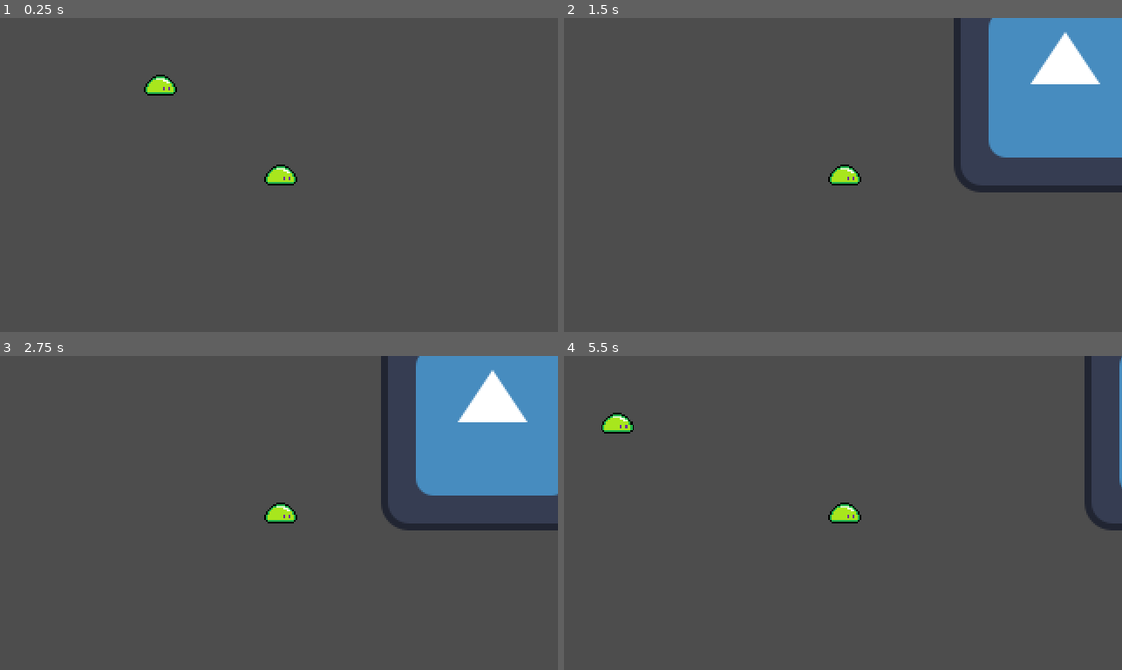
Above: before the commit, frames 1-4 (two rows, left to right).
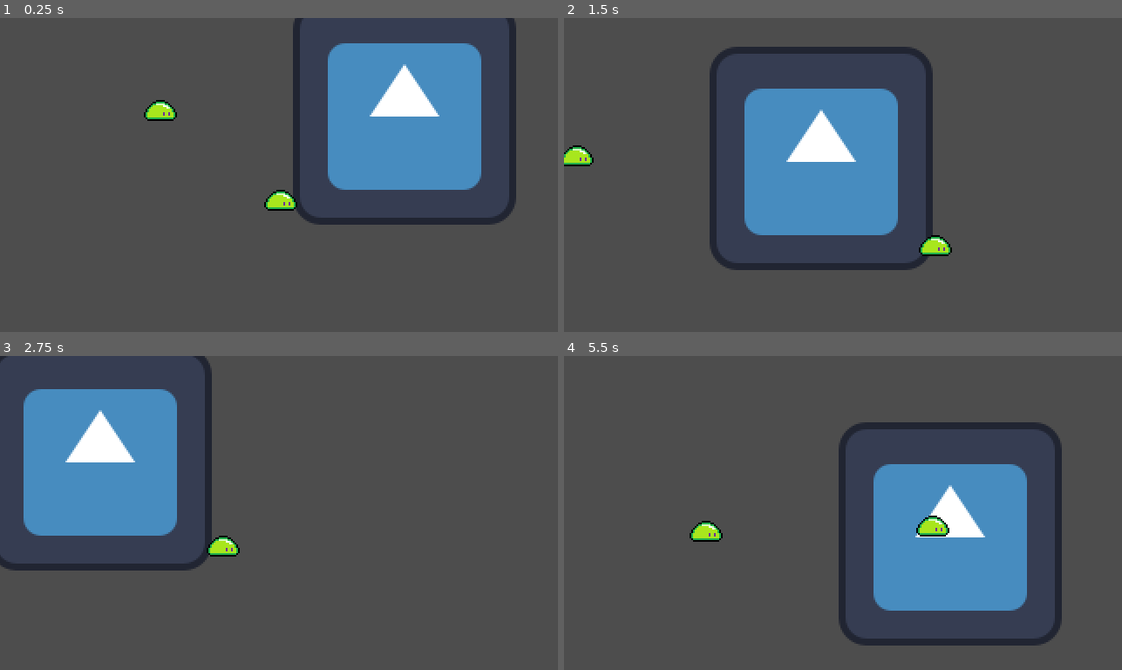
Above: after the commit, the same moments.

Repository: ryderlopeman10-dotcom/haven-dunlap-26-jam
Game: Godot game, scene res://Scenes/test_scene.tscn
Two runs of this game, one before a commit and one after it. Both use one fixed random seed, a clock stepped at 60 frames per second and the inputs below. The engine's default icon, where the game draws it, is replaced by a stand-in: a white triangle on a blue panel in a dark square.
Inputs:
- Up to frame 1 (0.25 s): no input
- Up to frame 2 (1.5 s): hold D (Right) from 0.53 s (still down); tap Space (Jump) at 0.6, 0.77, 1.07, 1.35 s
- Up to frame 3 (2.75 s): tap Space (Jump) at 1.52, 1.82, 2.1 s; release D (Right) at 2.03 s; hold A (Left) from 2.03 s (still down)
- Up to frame 4 (5.5 s): tap Space (Jump) at 2.85, 3.02, 3.32, 3.6, 3.77, 4.07, 4.35, 4.52, 4.82, 5.1 s; release A (Left) at 4.28 s; hold D (Right) from 4.28 s (still down)

The runs differ from the first frame. In frame 1, 16% of the frame differs, in the area x 25-93%, y 0-66%; in frame 2, 28%, in the area x 0-100%, y 0-81%; in frame 3, 28%; in frame 4, 18%.

Commit message:
Working Enemy

Diff:
--- a/haven-project-26/Enemies/Mini Skele/skeleton_enemy.gd
+++ b/haven-project-26/Enemies/Mini Skele/skeleton_enemy.gd
@@ -1,16 +1,22 @@
+class_name Enemy
 extends Area2D
 
 var health : int = 10
 var damage : int = 2
 var move_speed : int = 0
 
+func _process(delta: float) -> void:
+	if health <= 0:
+		queue_free()
+
 func _on_body_entered(body: Node2D) -> void:
 	if body is CharacterBody2D:
 		body.can_attack = true
+		body.attack(self)
 
 func _on_body_exited(body: Node2D) -> void:
 	if body is CharacterBody2D:
 		body.can_attack = false
 
 func take_damage():
-	pass
+	health -= Globals.player_dmg
--- a/haven-project-26/Enemies/Mini Skele/skeleton_enemy.tscn
+++ b/haven-project-26/Enemies/Mini Skele/skeleton_enemy.tscn
@@ -4,9 +4,9 @@
 [ext_resource type="Texture2D" uid="uid://5s4fur57eh36" path="res://Player/pixil-frame-0.png" id="2_fr0po"]
 
 [sub_resource type="CircleShape2D" id="CircleShape2D_7r1ys"]
-radius = 11.045361
+radius = 21.0
 
-[node name="Skeleton Enemy" type="Area2D" unique_id=44557244]
+[node name="Skeleton Enemy" type="Area2D" unique_id=44557244 groups=["Enemy"]]
 script = ExtResource("1_m0ptq")
 
 [node name="PixilFrame0" type="Sprite2D" parent="." unique_id=767619851]
--- a/haven-project-26/Player/player.gd
+++ b/haven-project-26/Player/player.gd
@@ -14,7 +14,6 @@
 		get_tree().quit()
 
 	move(delta)
-	attack()
 
 func move(delta):
 	velocity += get_gravity() * delta
@@ -31,6 +30,8 @@
 
 	move_and_slide()
 
-func attack():
+func attack(enemy: Enemy):
 	if not is_on_floor() and can_attack and Input.is_action_just_pressed("Jump"):
+		can_attack = false
 		velocity.y = jump_height
+		enemy.take_damage()
--- a/haven-project-26/Player/player.tscn
+++ b/haven-project-26/Player/player.tscn
@@ -69,3 +69,5 @@
 
 [node name="Camera2D" type="Camera2D" parent="." unique_id=490995291]
 zoom = Vector2(2, 2)
+position_smoothing_enabled = true
+position_smoothing_speed = 2.5
--- a/haven-project-26/Scenes/test_scene.tscn
+++ b/haven-project-26/Scenes/test_scene.tscn
@@ -10,7 +10,7 @@
 [node name="Test Scene" type="Node2D" unique_id=2086546632]
 
 [node name="Icon" type="Sprite2D" parent="." unique_id=853869091]
-position = Vector2(376, 273)
+position = Vector2(184, 277)
 texture = ExtResource("1_r5l72")
 
 [node name="Player" parent="." unique_id=168181456 instance=ExtResource("1_3dogw")]
--- /dev/null
+++ b/haven-project-26/globals.gd
@@ -0,0 +1,3 @@
+extends Node
+
+var player_dmg : int = 5
--- a/haven-project-26/project.godot
+++ b/haven-project-26/project.godot
@@ -15,12 +15,20 @@
 config/features=PackedStringArray("4.7", "GL Compatibility")
 config/icon="res://icon.svg"
 
+[autoload]
+
+Globals="*uid://h4vwrgv1nep4"
+
 [display]
 
 window/size/viewport_width=640
 window/size/viewport_height=360
 window/size/mode=3
 window/stretch/mode="viewport"
+
+[global_group]
+
+Enemy=""
 
 [input]
 
Not shown, added: haven-project-26/globals.gd.uid
